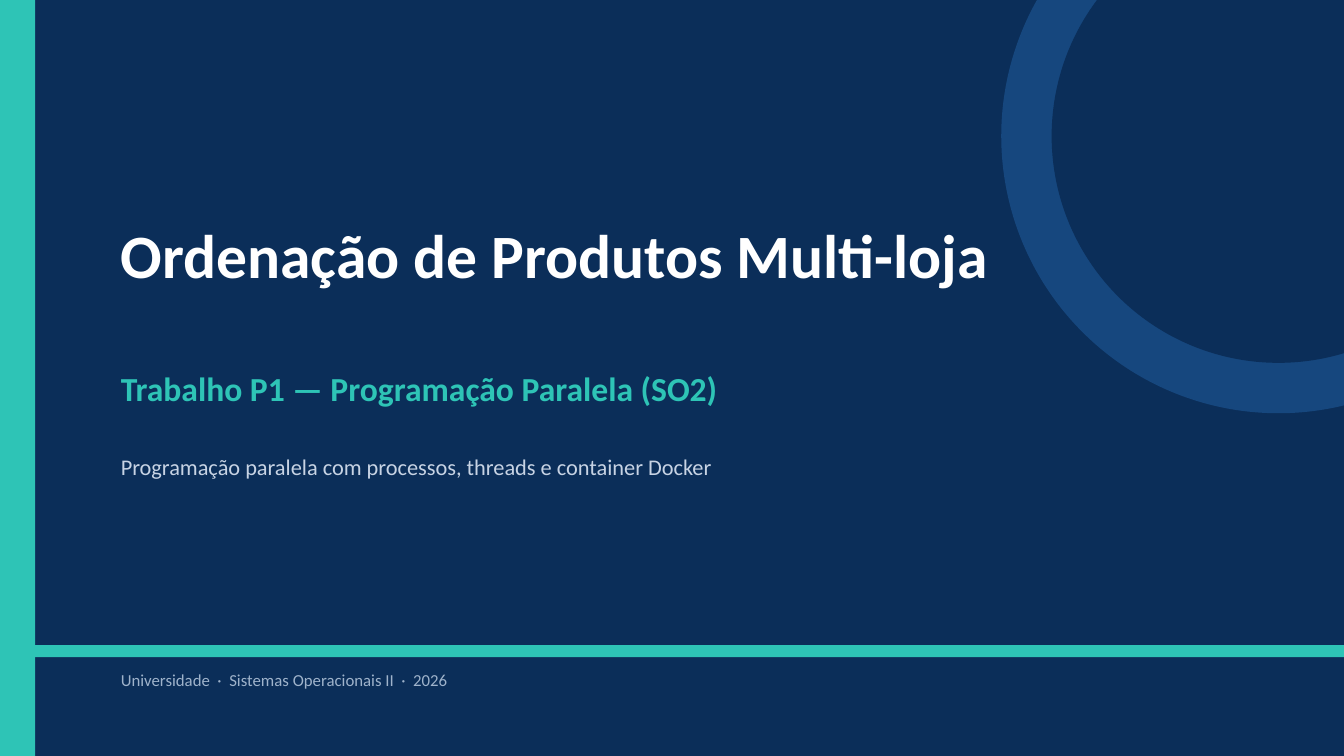
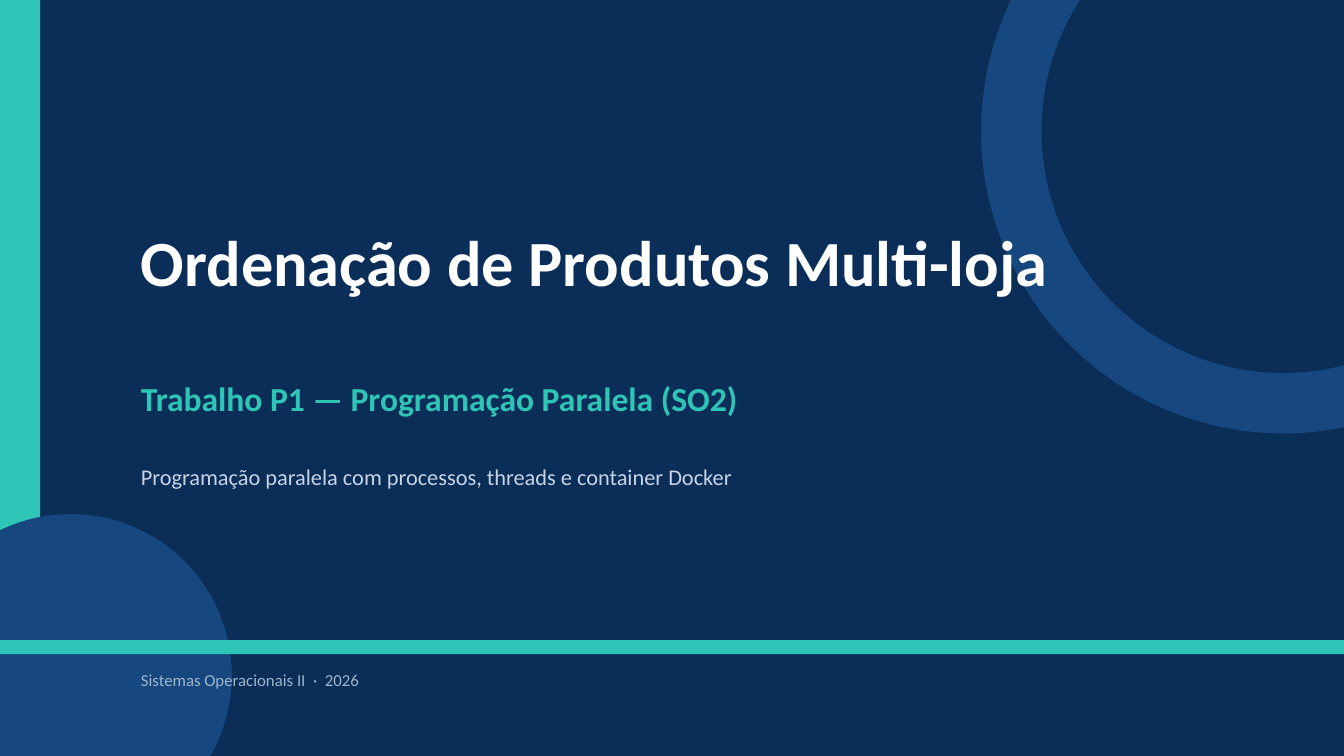
Before and after one commit to Abranches4434/Projeto_Ordena-o_De_Vetores, a slide deck: slide 1 of documentacao/apresentacao.pptx. Drawn at 1344x756 pixels with LibreOffice and Linux fonts; fonts in the diff are those of the drawing. Boxes give left, top, right and bottom in pixels: in the first picture for what was removed or moved away, otherwise in the second. Text is boxed around its words. In the diff, an @@ line names an element or a change of style, - is before the commit and + after.

```diff
--- a/documentacao/apresentacao.pptx
+++ b/documentacao/apresentacao.pptx
@@ rectangle: place and size @@
-rectangle at [0,0,35,756]
+rectangle at [0,0,40,756]
@@ ellipse: place and size @@
-ellipse at [1001,0,1344,413]
+ellipse at [981,0,1344,434]
@@ ellipse: place and size @@
-ellipse at [1052,0,1344,363]
+ellipse at [1042,0,1344,373]
@@ text "Ordenação de Produtos Multi-loja": place and size @@
-text "Ordenação de Produtos Multi-loja" at [121,234,988,289]
+text "Ordenação de Produtos Multi-loja" at [141,240,1047,297]
@@ text "Ordenação de Produtos Multi-loja" at [141,240,1047,297]: size 44 to 46 pt @@
@@ text "Trabalho P1 — Programação Paralela ...": place and size @@
-text "Trabalho P1 — Programação Paralela ..." at [121,376,718,407]
+text "Trabalho P1 — Programação Paralela ..." at [141,386,738,417]
@@ text "Programação paralela com processos, threads ...": place and size @@
-text "Programação paralela com processos, threads ..." at [121,459,711,479]
+text "Programação paralela com processos, threads ..." at [141,469,731,489]
@@ ellipse added at [0,514,232,756], fill #16477E @@
@@ rectangle: place and size @@
-rectangle at [0,645,1344,657]
+rectangle at [0,640,1344,654]
@@ text at [141,674,359,689]: text changed @@
-Universidade · Sistemas Operacionais II · 2026
+Sistemas Operacionais II · 2026
```
Also in this commit, not shown: 6 other slides changed, 1 other file.
